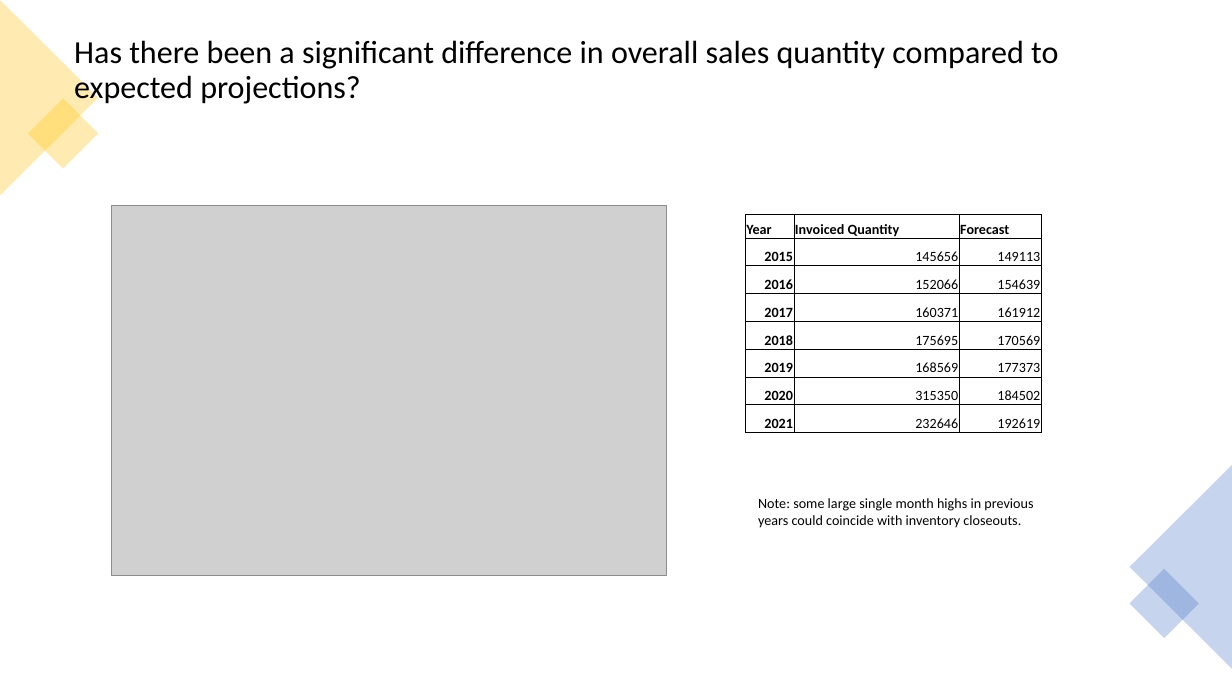
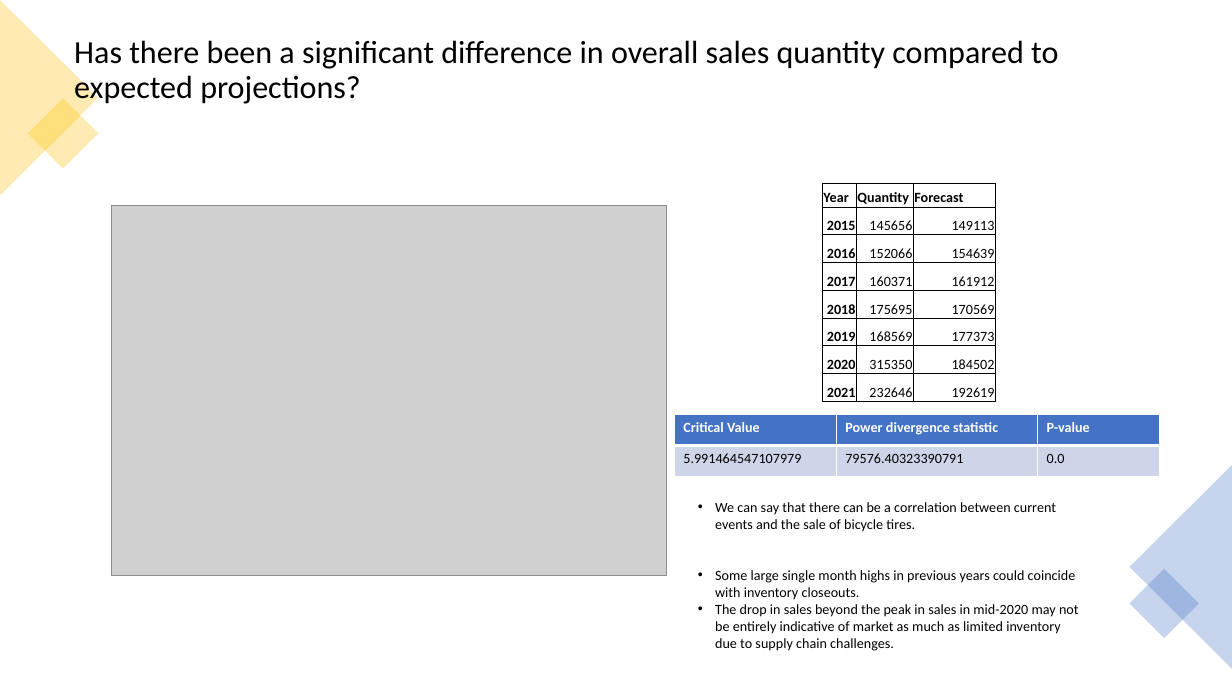
Before and after one commit to 2Delta/GT-Coding-Boot-Camp_Project-1, a slide deck: slide 7 of Project_power_point.pptx (slide 6 before the commit). Drawn at 1232x693 pixels with LibreOffice and Linux fonts; fonts in the diff are those of the drawing; grey boxes stand for pictures. Boxes give left, top, right and bottom in pixels: in the first picture for what was removed or moved away, otherwise in the second. Text is boxed around its words. In the diff, an @@ line names an element or a change of style, - is before the commit and + after.

```diff
--- a/Project_power_point.pptx
+++ b/Project_power_point.pptx
@@ table at box(823, 184, 996, 402) @@
-row 1, column 2: Invoiced Quantity
+row 1, column 2: Quantity
@@ table: place and size @@
-table at box(746, 214, 1043, 433)
+table at box(823, 184, 996, 402)
@@ table added at box(675, 415, 1161, 477), 2 rows, 3 columns @@
+Critical Value | Power divergence statistic | P-value
+5.991464547107979 | 79576.40323390791 | 0.0
@@ text at box(715, 502, 1079, 651): text changed @@
-Note: some large single month highs in previous years could coincide with inventory closeouts.
+• We can say that there can be a correlation between current events and the sale of bicycle tires.
+• Some large single month highs in previous years could coincide with inventory closeouts.
+• The drop in sales beyond the peak in sales in mid-2020 may not be entirely indicative of market as much as limited inventory due to supply chain challenges.
```
Also in this commit, not shown: 2 other slides changed, 1 slide added.
